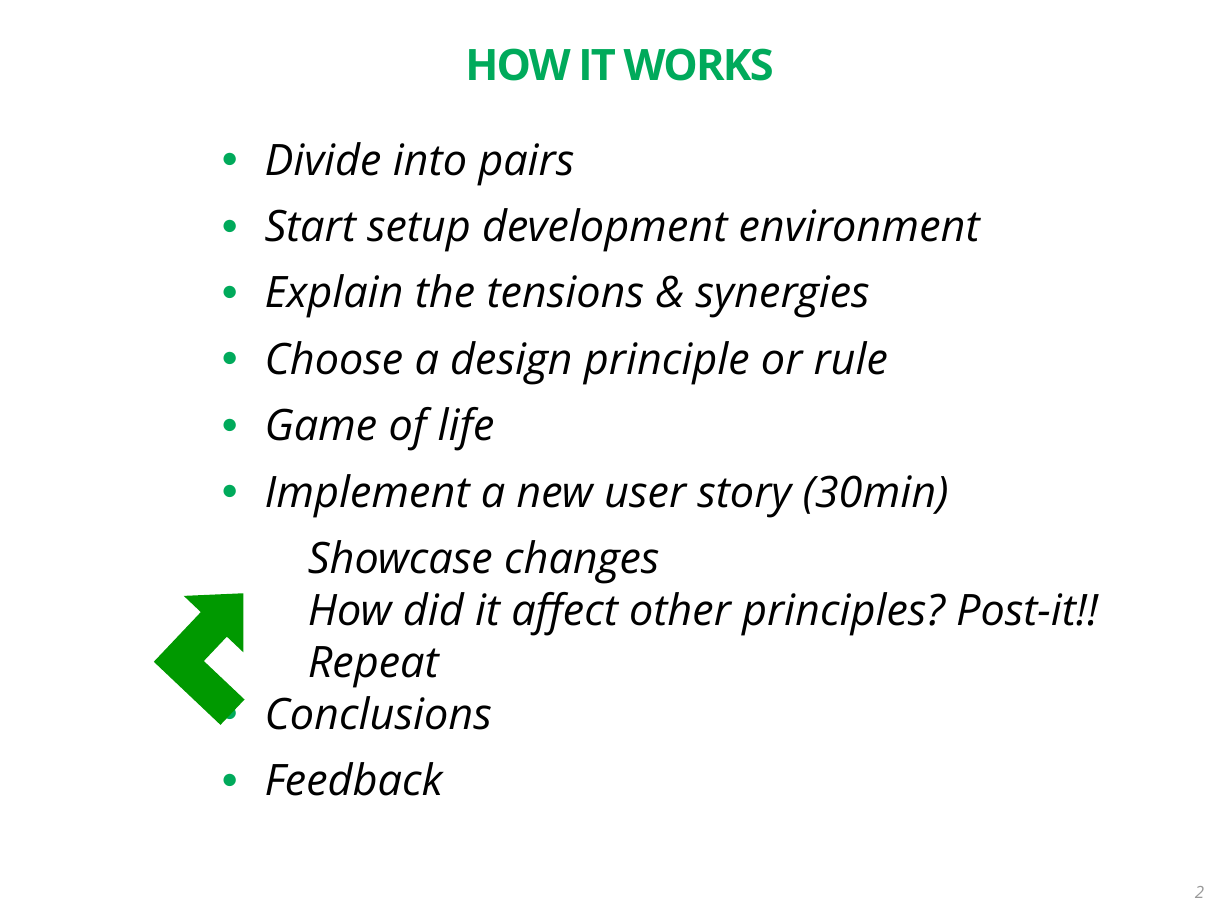
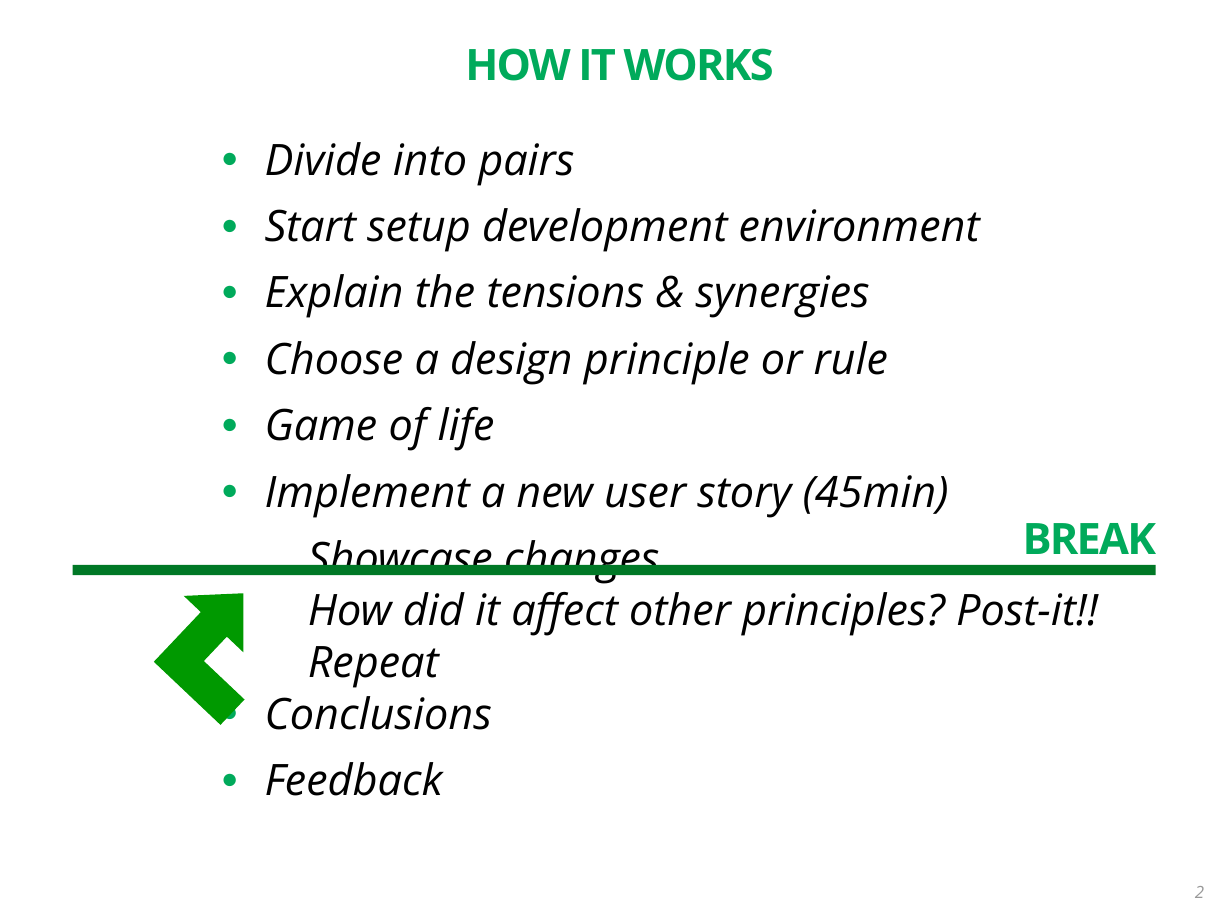
Before and after one commit to iliasbartolini/design_principles_dojo_facilitator_guide, a slide deck: slide 2 of design_principles_presentation_deck.odp. Drawn at 1232x924 pixels with LibreOffice and Linux fonts; fonts in the diff are those of the drawing. Boxes give left, top, right and bottom in pixels: in the first picture for what was removed or moved away, otherwise in the second. Text is boxed around its words. In the diff, an @@ line names an element or a change of style, - is before the commit and + after.

```diff
--- a/design_principles_presentation_deck.odp
+++ b/design_principles_presentation_deck.odp
@@ text at (265,474,949,518): text changed @@
-● Implement a new user story (30min)
+● Implement a new user story (45min)
@@ text added at (1023,523,1156,566), 36 pt, text #00AA5B, bold @@
+BREAK
@@ line added from (73, 570) to (1156, 570), #007826 8.5 pt @@
```
Also in this commit, not shown: 2 other slides changed, 6 slides added, 1 other file.
